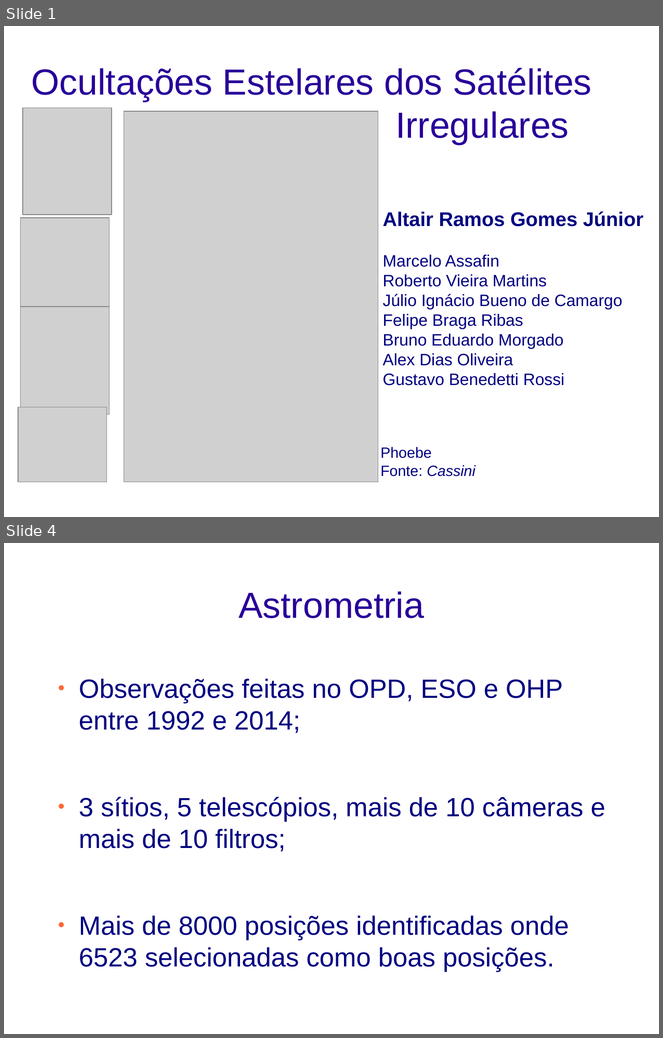
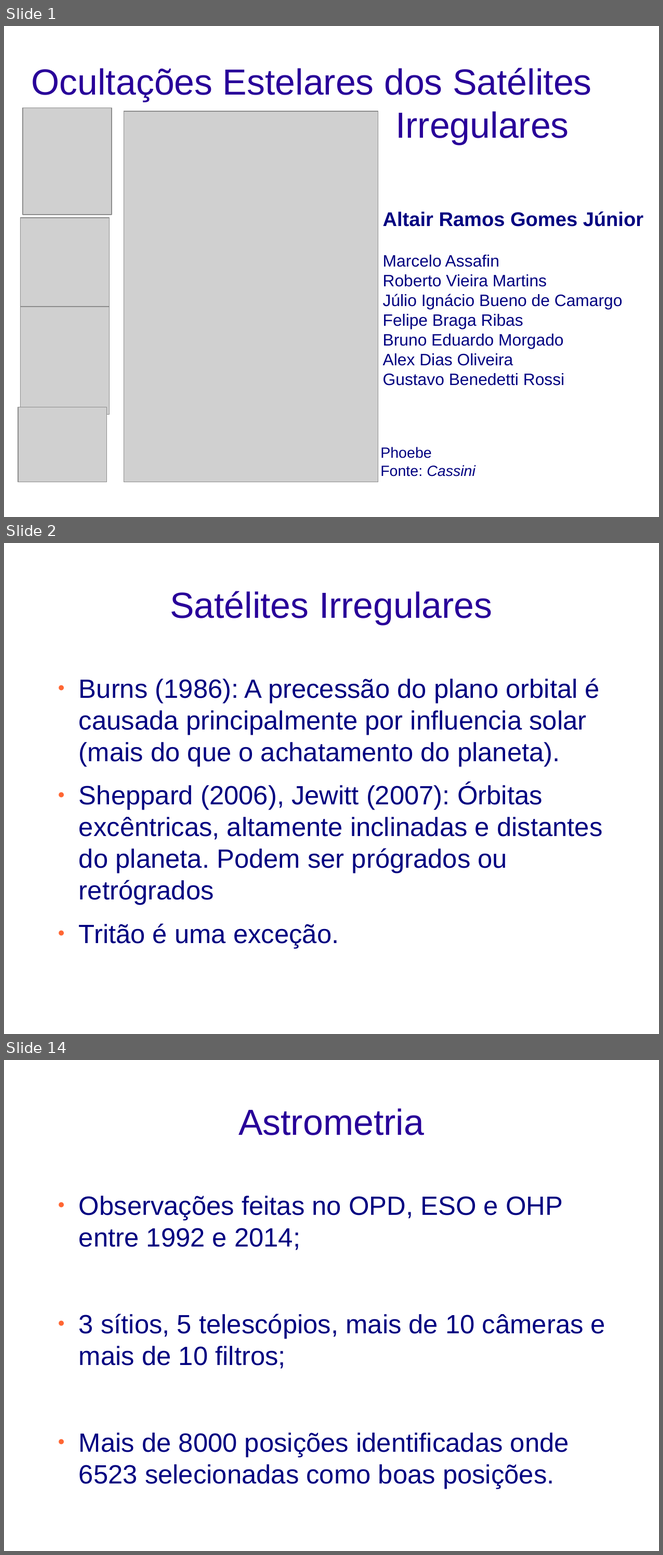
Before and after one commit to altairgomes/Latex, a slide deck: Poster-Apresentação/Irregulares_occ.odp. Shown one above the other, each under a label of ours: slides 1 and 4 before the commit, slides 1, 2 and 14 after it; the slides between them are not shown. The pictures are 663x1038 and 663x1555 pixels, drawn with LibreOffice and Linux fonts; fonts in the diff are those of the drawing; grey boxes stand for pictures; background and template pictures are left out. Boxes give left, top, right and bottom in pixels: in the first picture for what was removed or moved away, otherwise in the second. Text is boxed around its words. In the diff, an @@ line names an element or a change of style, - is before the commit and + after.

```diff
--- a/Poster-Apresentação/Irregulares_occ.odp
+++ b/Poster-Apresentação/Irregulares_occ.odp
@@ slide 2 added at (4,543,659,1034), background picture (left out) @@
@@ title added at (170,591,493,625), 44 pt, text #280099 @@
+Satélites Irregulares
@@ text added at (79,678,603,949), 32 pt, text #000080 @@
+● Burns (1986): A precessão do plano orbital é causada principalmente por influencia solar (mais do que o achatamento do planeta).
+● Sheppard (2006), Jewitt (2007): Órbitas excêntricas, altamente inclinadas e distantes do planeta. Podem ser prógrados ou retrógrados
+● Tritão é uma exceção.
@@ what was slide 4 is now slide 14 @@
```
Also in this commit, not shown: 1 slide changed, 10 other slides added, 1 slide removed, 11 other files.
